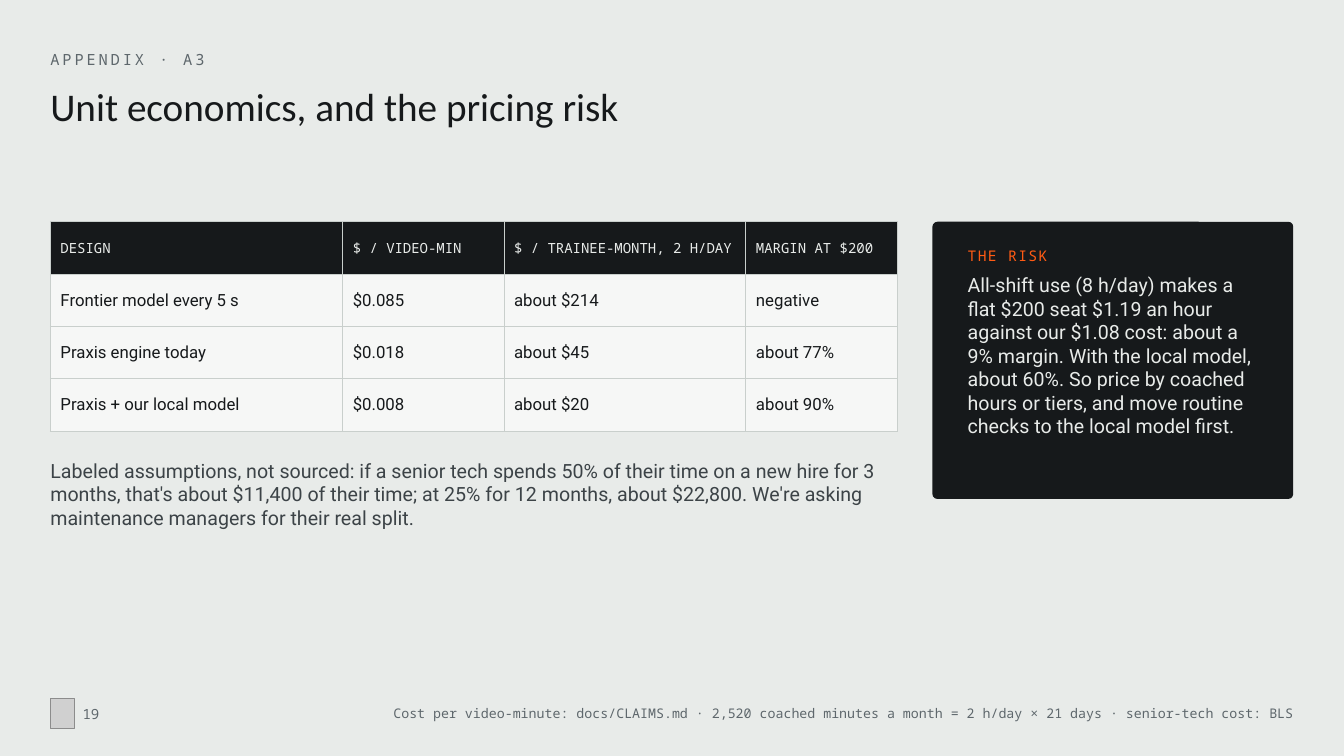
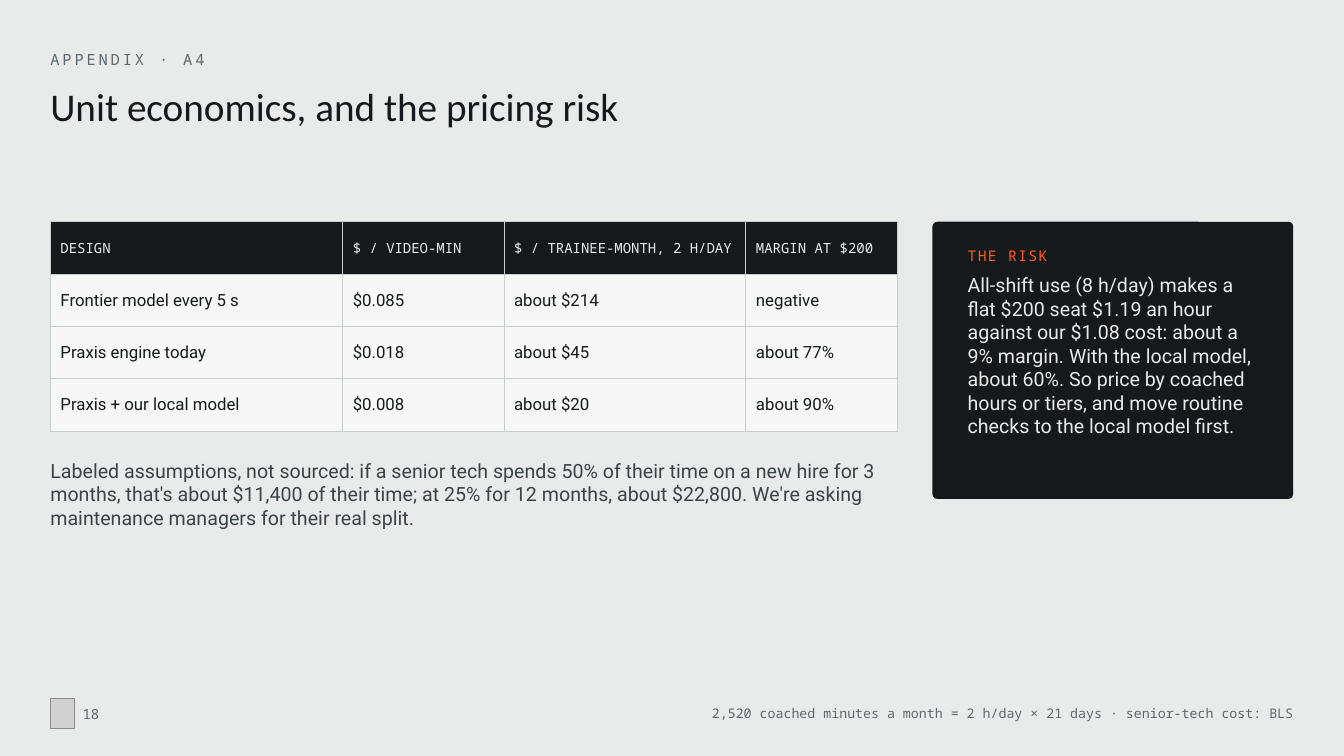
Before and after one commit to MonishSaravana/praxis, a slide deck: slide 18 of deck/Praxis_SAH_Oct2026.pptx (slide 19 before the commit). Drawn at 1344x756 pixels with LibreOffice and Linux fonts; fonts in the diff are those of the drawing; grey boxes stand for pictures. Boxes give left, top, right and bottom in pixels: in the first picture for what was removed or moved away, otherwise in the second. Text is boxed around its words. In the diff, an @@ line names an element or a change of style, - is before the commit and + after.

```diff
--- a/deck/Praxis_SAH_Oct2026.pptx
+++ b/deck/Praxis_SAH_Oct2026.pptx
@@ text at bbox=[50, 54, 204, 65]: text changed @@
-APPENDIX · A3
+APPENDIX · A4
@@ page number at bbox=[83, 709, 100, 719]: text changed @@
-19
+18
@@ text at bbox=[712, 708, 1293, 721]: text changed @@
-Cost per video-minute: docs/CLAIMS.md · 2,520 coached minutes a month = 2 h/day × 21 days · senior-tech cost: BLS
+2,520 coached minutes a month = 2 h/day × 21 days · senior-tech cost: BLS
```
Also in this commit, not shown: 15 other slides changed, 7 slides added, 6 slides removed, 59 other files.
